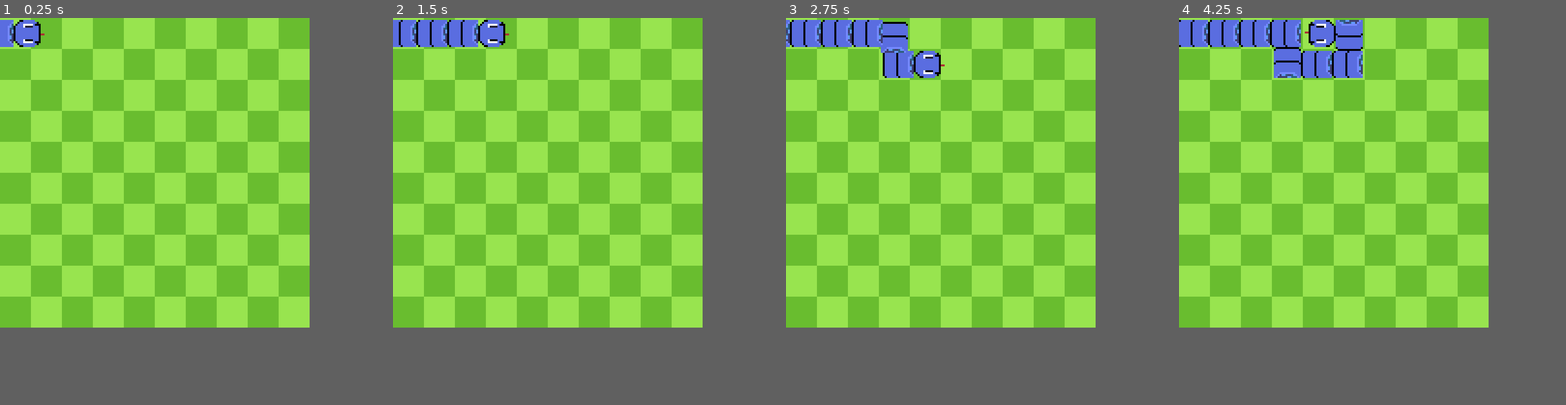
Above: before the commit, frames 1-4 (left to right).
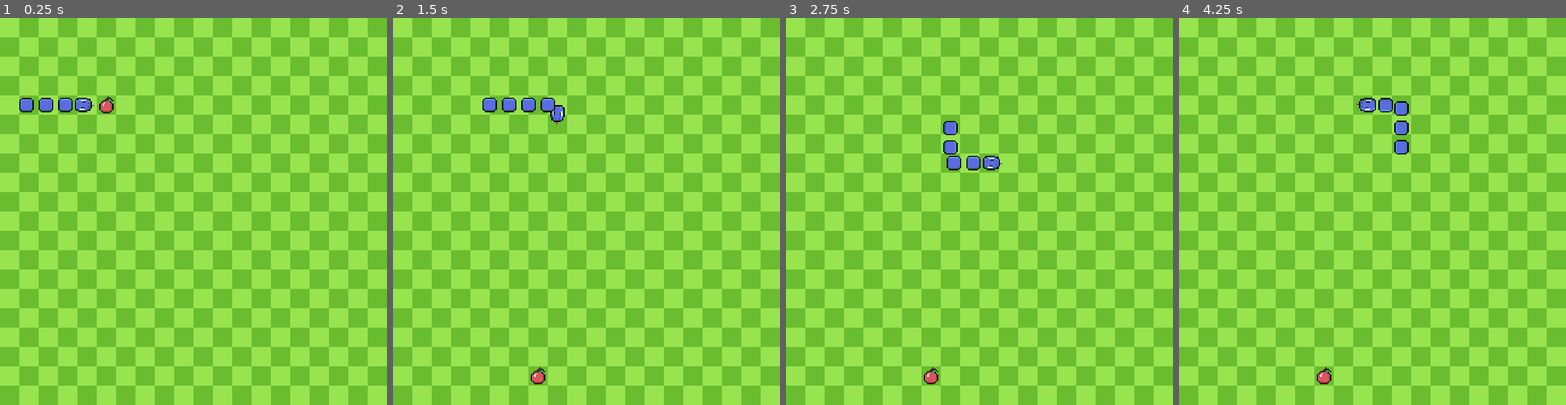
Above: after the commit, the same moments.

Repository: leondaki/Snake-Remake
Game: Godot game, scene res://Main.tscn
Same seed, same stepped clock (60 frames per second), same inputs: the game is played once before the commit and once after it.
Inputs:
- Up to frame 1 (0.25 s): no input
- Up to frame 2 (1.5 s): hold Right (move_right) 0.53-1.28 s; hold Down (move_down) from 1.28 s (still down)
- Up to frame 3 (2.75 s): release Down (move_down) at 2.03 s; hold Right (move_right) from 2.03 s (still down)
- Up to frame 4 (4.25 s): release Right (move_right) at 2.78 s; hold Up (move_up) 2.78-3.53 s; hold Left (move_left) from 3.53 s (still down)
In our replay, the window is 640x640 before the commit and 800x800 after it. These sizes can differ from the game's own. Grey fills any space a smaller window leaves; there, only what the larger window draws over its background counts as a difference.

The runs differ from the first frame. In frame 1, 51% of the frame differs, in the area x 0-100%, y 0-100%; in frame 2, 51%; in frame 3, 52%; in frame 4, 53%.

Commit message:
Implement Snake growth

Diff:
--- a/Apple.tscn
+++ b/Apple.tscn
@@ -4,9 +4,10 @@
 [ext_resource path="res://Apple.gd" type="Script" id=2]
 
 [sub_resource type="RectangleShape2D" id=1]
-extents = Vector2( 6, 7 )
+extents = Vector2( 8, 8 )
 
 [node name="Apple" type="Area2D"]
+scale = Vector2( 4, 4 )
 script = ExtResource( 2 )
 
 [node name="Apple" type="Sprite" parent="."]
--- a/Main.tscn
+++ b/Main.tscn
@@ -1,10 +1,13 @@
-[gd_scene load_steps=6 format=2]
+[gd_scene load_steps=7 format=2]
 
 [ext_resource path="res://Snake.tscn" type="PackedScene" id=1]
 [ext_resource path="res://field.tscn" type="PackedScene" id=2]
 [ext_resource path="res://Apple.tscn" type="PackedScene" id=3]
 [ext_resource path="res://Main.gd" type="Script" id=4]
 [ext_resource path="res://snake_body.tscn" type="PackedScene" id=5]
+
+[sub_resource type="RectangleShape2D" id=1]
+extents = Vector2( 640, 4.6875 )
 
 [node name="Main" type="Node"]
 script = ExtResource( 4 )
@@ -13,57 +16,42 @@
 scale = Vector2( 4, 4 )
 z_index = -1
 
-[node name="Apple" parent="." instance=ExtResource( 3 )]
-visible = false
-position = Vector2( 32, 32 )
-scale = Vector2( 3, 3 )
+[node name="Apple" parent="." groups=["Apple"] instance=ExtResource( 3 )]
+position = Vector2( 352, 288 )
 
 [node name="SnakeBodyParts" type="Node2D" parent="."]
-position = Vector2( -32, 32 )
+position = Vector2( 160, 288 )
 
 [node name="Head" parent="SnakeBodyParts" instance=ExtResource( 1 )]
 position = Vector2( 64, 0 )
 scale = Vector2( 4, 4 )
 
 [node name="Body1" parent="SnakeBodyParts" instance=ExtResource( 5 )]
-scale = Vector2( 4, 4 )
 
 [node name="Body2" parent="SnakeBodyParts" instance=ExtResource( 5 )]
 position = Vector2( -64, 0 )
-scale = Vector2( 4, 4 )
 
 [node name="Body3" parent="SnakeBodyParts" instance=ExtResource( 5 )]
 position = Vector2( -128, 0 )
-scale = Vector2( 4, 4 )
 
-[node name="Body4" parent="SnakeBodyParts" instance=ExtResource( 5 )]
-position = Vector2( -192, 0 )
-scale = Vector2( 4, 4 )
+[node name="Borders" type="Area2D" parent="."]
 
-[node name="Body6" parent="SnakeBodyParts" instance=ExtResource( 5 )]
-position = Vector2( -256, 0 )
-scale = Vector2( 4, 4 )
+[node name="top" type="CollisionShape2D" parent="Borders"]
+position = Vector2( 640, -5 )
+shape = SubResource( 1 )
 
-[node name="Body7" parent="SnakeBodyParts" instance=ExtResource( 5 )]
-position = Vector2( -320, 0 )
-scale = Vector2( 4, 4 )
+[node name="bottom" type="CollisionShape2D" parent="Borders"]
+position = Vector2( 1285, 640 )
+rotation = 1.5708
+shape = SubResource( 1 )
 
-[node name="Body8" parent="SnakeBodyParts" instance=ExtResource( 5 )]
-position = Vector2( -384, 0 )
-scale = Vector2( 4, 4 )
+[node name="left" type="CollisionShape2D" parent="Borders"]
+position = Vector2( -5, 640 )
+rotation = 1.5708
+shape = SubResource( 1 )
 
-[node name="Body9" parent="SnakeBodyParts" instance=ExtResource( 5 )]
-position = Vector2( -448, 0 )
-scale = Vector2( 4, 4 )
+[node name="right" type="CollisionShape2D" parent="Borders"]
+position = Vector2( 640, 1285 )
+shape = SubResource( 1 )
 
-[node name="Body10" parent="SnakeBodyParts" instance=ExtResource( 5 )]
-position = Vector2( -512, 0 )
-scale = Vector2( 4, 4 )
-
-[node name="Body11" parent="SnakeBodyParts" instance=ExtResource( 5 )]
-position = Vector2( -576, 0 )
-scale = Vector2( 4, 4 )
-
-[node name="Body12" parent="SnakeBodyParts" instance=ExtResource( 5 )]
-position = Vector2( -640, 0 )
-scale = Vector2( 4, 4 )
+[connection signal="area_entered" from="SnakeBodyParts/Head" to="SnakeBodyParts/Head" method="_on_Head_area_entered"]
--- a/Snake.gd
+++ b/Snake.gd
@@ -1,8 +1,6 @@
 extends Area2D
-# Declare member variables here. Examples:
-# var a: int = 2
-# var b: String = "text"
-export var updateSpeed = 0.02
+
+export var updateSpeed = 0.001
 var moveCounter = updateSpeed
 export var moveAmount = 4
 
@@ -15,6 +13,10 @@
 
 var snakeBodyParts
 
+var partsToAdd = 0
+var length = 3
+var newLength = length
+
 # Called when the node enters the scene tree for the first time.
 func _ready() -> void:
 	snakeBodyParts = get_node("/root/Main/SnakeBodyParts")
@@ -23,32 +25,30 @@
 func _process(delta: float) -> void:
 	SetNextDir()
 
-	# restricts movement to grid, must turn at least one box apart
-	if fmod(position.x, 64) == 0 and fmod(position.y, 64) == 0:
+	for i in snakeBodyParts.get_child_count():
+		var bodyPart = snakeBodyParts.get_child(i)
+		var prevBodyPart = snakeBodyParts.get_child(i+1)
 
-		for i in snakeBodyParts.get_child_count():
-			var bodyPart = snakeBodyParts.get_child(i)
-			var prevBodyPart = snakeBodyParts.get_child(i+1)
+		if i == 0:
+			if (nextDir != currentDir):
+				snakeBodyParts.get_child(1).destination.push_back(position)
+				if fmod(position.x, 64) == 0 and fmod(position.y, 64) == 0:
+					currentDir = nextDir
+				snakeBodyParts.get_child(1).directions.push_back(currentDir)
 
-			if i == 0:
-				if (nextDir != currentDir):
-					snakeBodyParts.get_child(1).destination.push_back(position)
-					currentDir = nextDir
-					snakeBodyParts.get_child(1).directions.push_back(currentDir)
+		if i >= 1:
+			if !bodyPart.directions.empty():
+				if bodyPart.position.x == bodyPart.destination[0].x and \
+				   bodyPart.position.y == bodyPart.destination[0].y:
 
-			if i >= 1:
-				if !bodyPart.directions.empty():
+					bodyPart.currentDir = bodyPart.directions[0]
 
-					if bodyPart.position.x == bodyPart.destination[0].x and \
-					   bodyPart.position.y == bodyPart.destination[0].y:
-
-						bodyPart.currentDir = bodyPart.directions[0]
-
-						bodyPart.destination.pop_front()
-						bodyPart.directions.pop_front()
+					bodyPart.destination.pop_front()
+					bodyPart.directions.pop_front()
 
 				if i < snakeBodyParts.get_child_count()-1:
-					if bodyPart.currentDir != prevBodyPart.currentDir:
+					if !prevBodyPart.directions.empty() and prevBodyPart.directions[0] != bodyPart.currentDir or \
+						(prevBodyPart.directions.empty() and prevBodyPart.currentDir != bodyPart.currentDir):
 						prevBodyPart.destination.push_back(bodyPart.position)
 						prevBodyPart.directions.push_back(bodyPart.currentDir)
 
@@ -64,11 +64,48 @@
 
 	if moveCounter <= 0:
 		moveCounter = updateSpeed
-		for i in snakeBodyParts.get_child_count():
-			snakeBodyParts.get_child(i).position += \
-				snakeBodyParts.get_child(i).currentDir * moveAmount
+
+		var last = snakeBodyParts.get_child_count()-1
+		var tail = snakeBodyParts.get_child(last)
+
+		if partsToAdd > 0 and \
+			fmod(tail.position.x, 64) == 0 and \
+			fmod(tail.position.y, 64) == 0 and IsNextPartATileAway(last):
+
+			AddBodyPart(last)
+			print("added body part!")
+			partsToAdd -= 1
+			newLength += 1
+
+		if length < newLength:
+			if !IsNextPartATileAway(last):
+				for i in snakeBodyParts.get_child_count()-1:
+					MovePart(i)
+				if IsNextPartATileAway(last):
+					length += 1
+		else:
+			for i in snakeBodyParts.get_child_count():
+				MovePart(i)
+
 
 	moveCounter -= delta
+
+func IsNextPartATileAway(i: int) -> bool:
+	return sqrt(pow(snakeBodyParts.get_child(i).position.x - snakeBodyParts.get_child(i-1).position.x, 2) + \
+			pow(snakeBodyParts.get_child(i).position.y - snakeBodyParts.get_child(i-1).position.y, 2)) == 64
+
+
+func AddBodyPart(i: int) -> void:
+	var newBodyPart = snake_body_scene.instance()
+	newBodyPart.position = snakeBodyParts.get_child(i).position
+	newBodyPart.currentDir = snakeBodyParts.get_child(i).currentDir
+	snakeBodyParts.add_child(newBodyPart)
+
+
+func MovePart(i: int) -> void:
+	snakeBodyParts.get_child(i).position += \
+		snakeBodyParts.get_child(i).currentDir * moveAmount
+
 
 func SetNextDir() -> void:
 	if Input.is_action_just_pressed("move_right") && currentDir != Vector2.LEFT:
@@ -81,14 +118,17 @@
 		nextDir = Vector2.DOWN
 
 
+func _on_Head_area_entered(area: Area2D) -> void:
+	if area.is_in_group("Apple"):
 
-# spawn apples
-#func _on_Snake_area_entered(area: Area2D) -> void:
-#	var apple = apple_scene.instance()
-#	get_tree().get_root().add_child(apple)
-#	apple.position.x = int(rand_range(1, 9)) * 64 + 32
-#	apple.position.y = int(rand_range(1, 9)) * 64 + 32
-#	print(apple.position.x, " ", apple.position.y)
-#	apple.scale.x = 3
-#	apple.scale.y = 3
-#	area.queue_free()
+		var apple = apple_scene.instance()
+		get_node("/root/Main").add_child(apple)
+
+		partsToAdd += 1
+
+		apple.position.x = int(rand_range(1, 19)) * 64 + 32
+		apple.position.y = int(rand_range(1, 19)) * 64 + 32
+		apple.add_to_group("Apple")
+		area.queue_free()
+	else:
+		moveAmount = 0
--- a/Snake.tscn
+++ b/Snake.tscn
@@ -4,7 +4,7 @@
 [ext_resource path="res://Snake.gd" type="Script" id=2]
 
 [sub_resource type="RectangleShape2D" id=1]
-extents = Vector2( 6.5, 7 )
+extents = Vector2( 2.5, 3 )
 
 [node name="Snake" type="Area2D"]
 script = ExtResource( 2 )
@@ -13,7 +13,5 @@
 texture = ExtResource( 1 )
 
 [node name="CollisionShape2D" type="CollisionShape2D" parent="."]
-position = Vector2( -0.5, 0 )
+position = Vector2( 4.5, 0 )
 shape = SubResource( 1 )
-
-[connection signal="area_entered" from="." to="." method="_on_Snake_area_entered"]
--- a/field.tscn
+++ b/field.tscn
@@ -7,3 +7,15 @@
 [node name="Field" type="Sprite" parent="."]
 position = Vector2( 80, 80 )
 texture = ExtResource( 1 )
+
+[node name="Field2" type="Sprite" parent="."]
+position = Vector2( 240, 80 )
+texture = ExtResource( 1 )
+
+[node name="Field3" type="Sprite" parent="."]
+position = Vector2( 80, 240 )
+texture = ExtResource( 1 )
+
+[node name="Field4" type="Sprite" parent="."]
+position = Vector2( 240, 240 )
+texture = ExtResource( 1 )
--- a/project.godot
+++ b/project.godot
@@ -16,8 +16,10 @@
 
 [display]
 
-window/size/width=640
-window/size/height=640
+window/size/width=1280
+window/size/height=1280
+window/size/test_width=640
+window/size/test_height=640
 window/stretch/mode="2d"
 
 [input]
--- a/snake_body.gd
+++ b/snake_body.gd
@@ -1,8 +1,8 @@
 extends Area2D
 
 export var currentDir = Vector2.RIGHT
-var destination= []
-var directions= []
+var destination = []
+var directions = []
 
 # Declare member variables here. Examples:
 # var a: int = 2
--- a/snake_body.tscn
+++ b/snake_body.tscn
@@ -7,6 +7,7 @@
 extents = Vector2( 7, 7 )
 
 [node name="Node2D" type="Area2D"]
+scale = Vector2( 4, 4 )
 script = ExtResource( 2 )
 
 [node name="SnakeBody" type="Sprite" parent="."]
Binary file changed: art/apple.png
Binary file changed: art/snake_body.png
Binary file changed: art/snake_head.png
